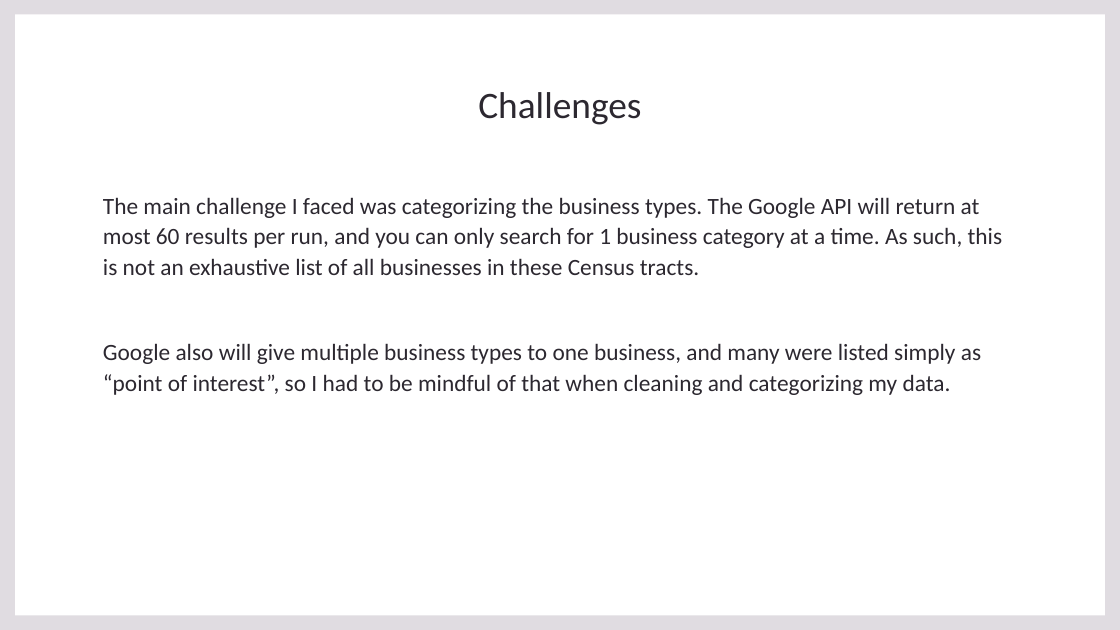
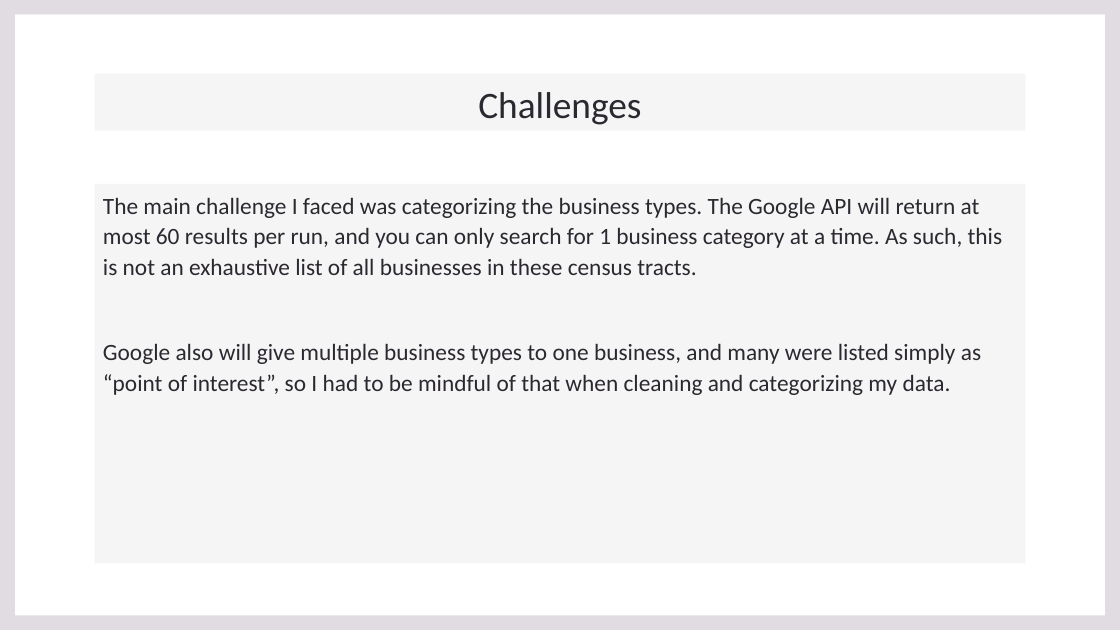
Before and after one commit to tarynpatterson/nashville-businesses-in-black-communities, a slide deck: slide 5 of Nashville Businesses in Black Communities.pptx. Drawn at 1120x630 pixels with LibreOffice and Linux fonts; fonts in the diff are those of the drawing; background and template pictures are left out. Boxes give left, top, right and bottom in pixels: in the first picture for what was removed or moved away, otherwise in the second. Text is boxed around its words. In the diff, an @@ line names an element or a change of style, - is before the commit and + after.

```diff
--- a/Nashville Businesses in Black Communities.pptx
+++ b/Nashville Businesses in Black Communities.pptx
@@ text "The main challenge I faced ...": place and size @@
-text "The main challenge I faced ..." at [103,197,1003,395]
+text "The main challenge I faced ..." at [94,184,1025,564]
@@ text "The main challenge I faced ..." at [94,184,1025,564]: fill none to #F2F2F2 at 75% opacity @@
@@ text at [103,197,1003,275]: text changed @@
-The main challenge I faced was categorizing the business types. The Google API will return at most 60 results per run, and you can only search for 1 business category at a time. As such, this is not an exhaustive list of all businesses in these Census tracts.
+The main challenge I faced was categorizing the business types. The Google API will return at most 60 results per run, and you can only search for 1 business category at a time. As such, this is not an exhaustive list of all businesses in these census tracts.
```
Also in this commit, not shown: 4 other slides changed, 2 slides added, 2 slides removed, 7 other files.
